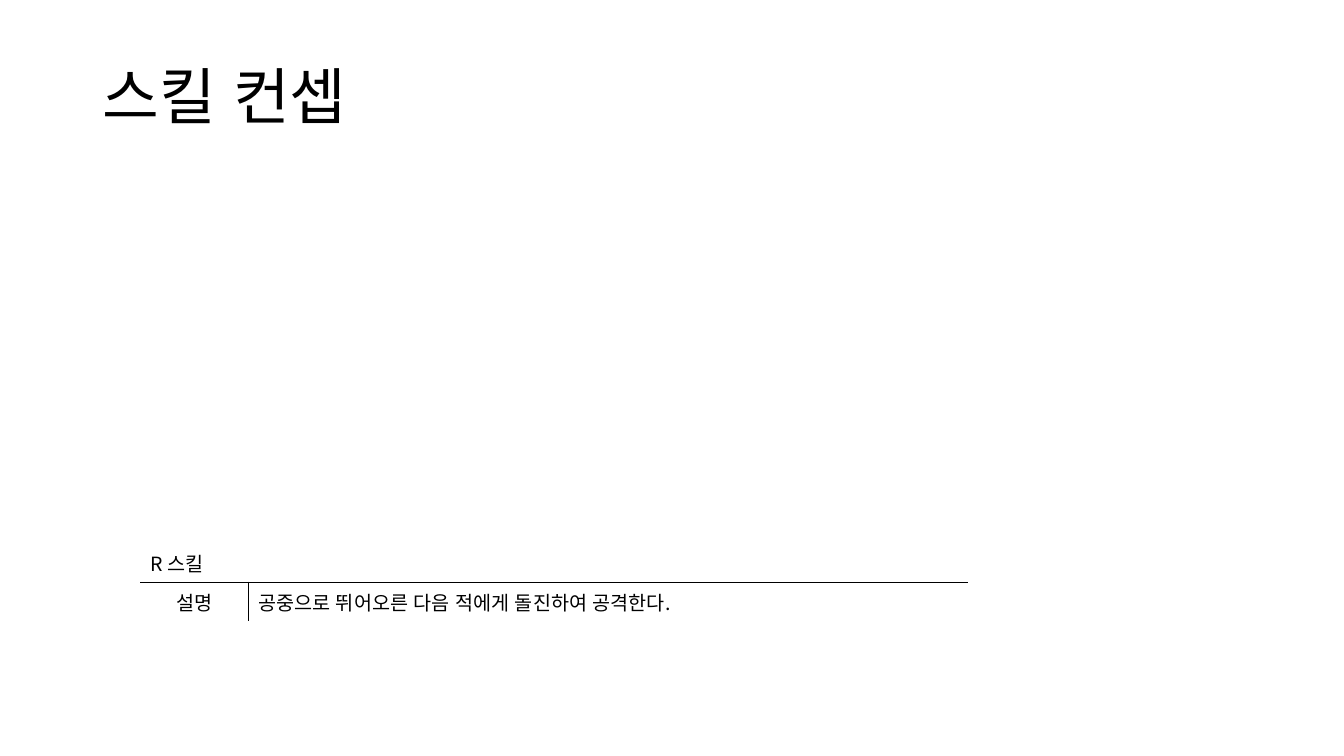
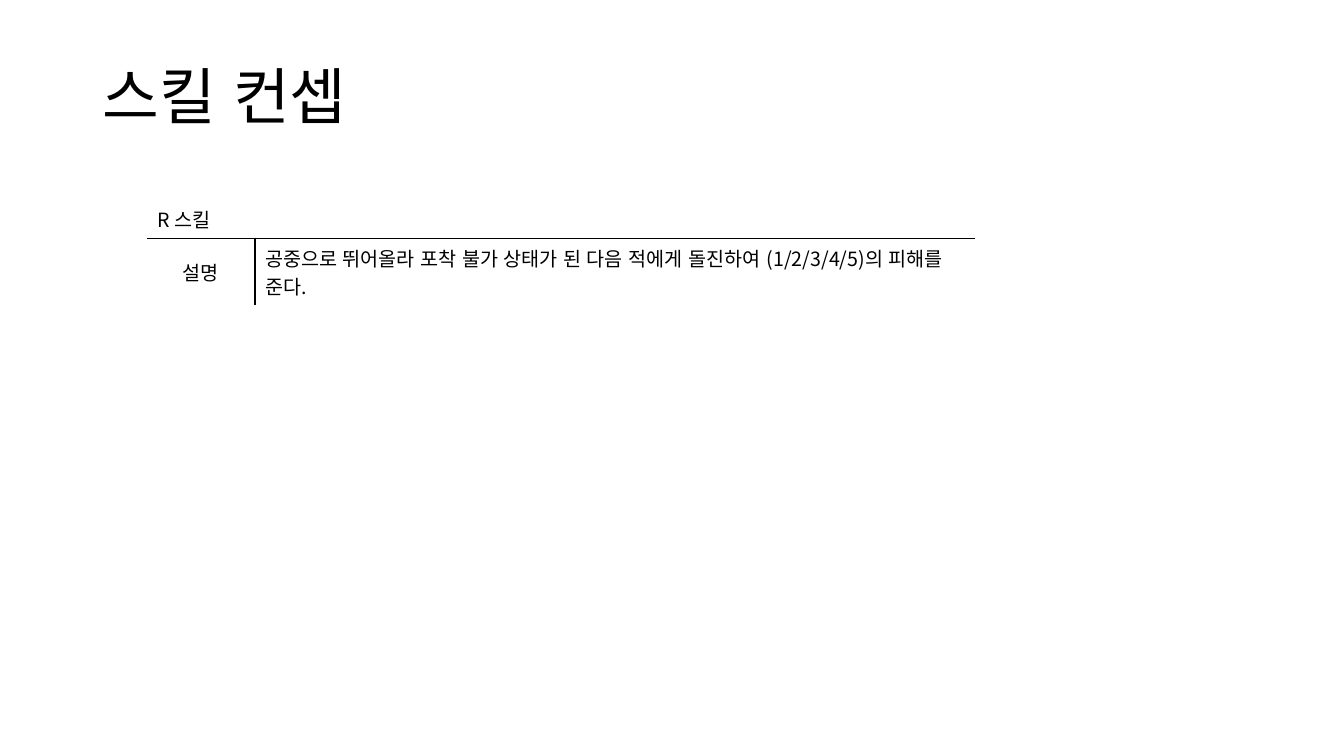
Before and after one commit to yjk0401/unityenginebasic_9th, a slide deck: slide 9 of 기획/이터널 리턴/이터널 리턴 신규 실험체 기획서.pptx. Drawn at 1344x756 pixels with LibreOffice and Linux fonts; fonts in the diff are those of the drawing. Boxes give left, top, right and bottom in pixels: in the first picture for what was removed or moved away, otherwise in the second. Text is boxed around its words. In the diff, an @@ line names an element or a change of style, - is before the commit and + after.

```diff
--- a/기획/이터널 리턴/이터널 리턴 신규 실험체 기획서.pptx
+++ b/기획/이터널 리턴/이터널 리턴 신규 실험체 기획서.pptx
@@ table at box(147, 200, 975, 300) @@
-row 2, column 2: 공중으로 뛰어오른 다음 적에게 돌진하여 공격한다.
+row 2, column 2: 공중으로 뛰어올라 포착 불가 상태가 된 다음 적에게 돌진하여 (1/2/3/4/5)의 피해를 준다.
@@ table: place and size @@
-table at box(140, 543, 968, 616)
+table at box(147, 200, 975, 300)
```
Also in this commit, not shown: 2 other slides changed, 1 slide added, 1 slide removed, 2 other files.
